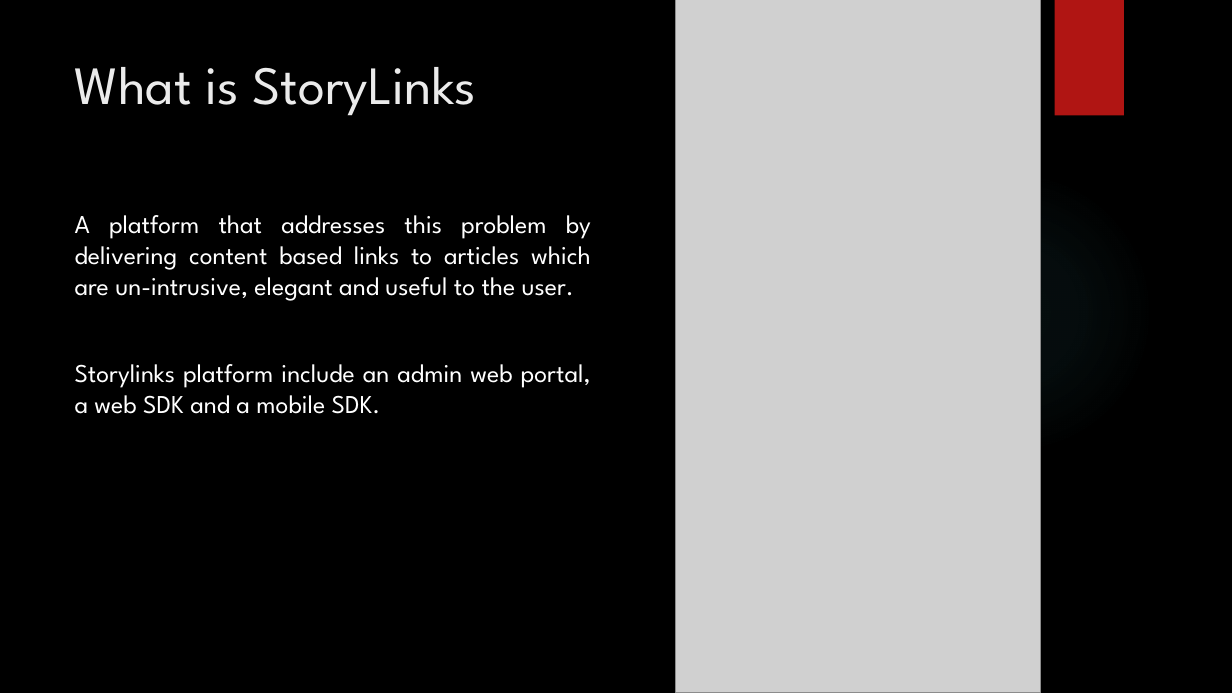
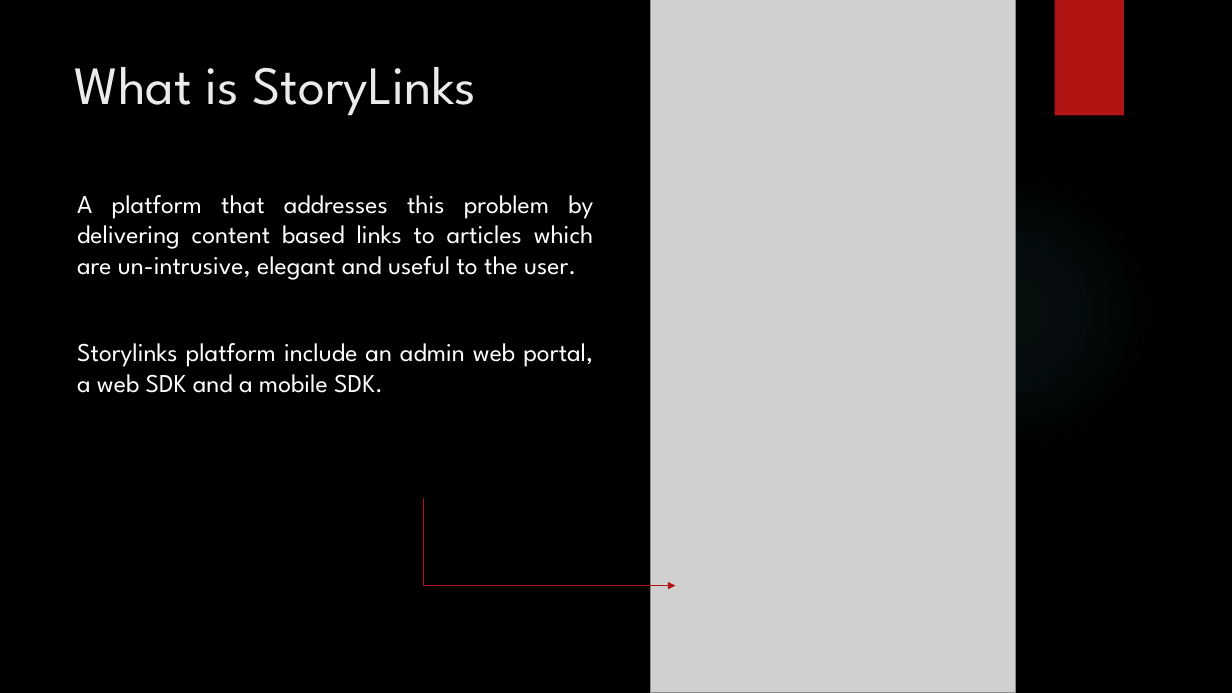
Before and after one commit to techspectations/Pinnacle, a slide deck: slide 3 of What is StoryLinks/StoryLinks.pptx. Drawn at 1232x693 pixels with LibreOffice and Linux fonts; fonts in the diff are those of the drawing; grey boxes stand for pictures; background and template pictures are left out. Boxes give left, top, right and bottom in pixels: in the first picture for what was removed or moved away, otherwise in the second. Text is boxed around its words. In the diff, an @@ line names an element or a change of style, - is before the commit and + after.

Commit message:
Update in PPT

```diff
--- a/What is StoryLinks/StoryLinks.pptx
+++ b/What is StoryLinks/StoryLinks.pptx
@@ picture: place and size @@
-picture at (676,0,1041,693)
+picture at (651,0,1016,693)
@@ text "A platform that addresses this ...": place and size @@
-text "A platform that addresses this ..." at (75,215,591,414)
+text "A platform that addresses this ..." at (77,195,594,393)
@@ elbow arrow added from (423, 498) to (676, 586), #B01513 0.75 pt @@
```
